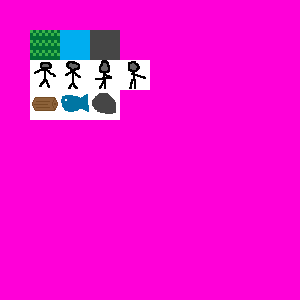
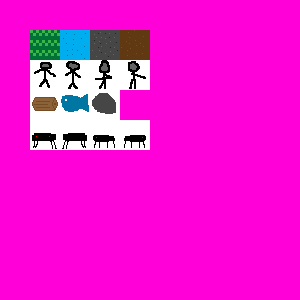
The second (300, 300) image is a revision of the first. Changes to its layers:
painted on "detail" over [63, 30, 144, 59]
painted on "characters" over [32, 133, 146, 149]
painted on "textures" over [120, 30, 150, 60]
painted on "Layer 0" over [30, 120, 150, 150]
